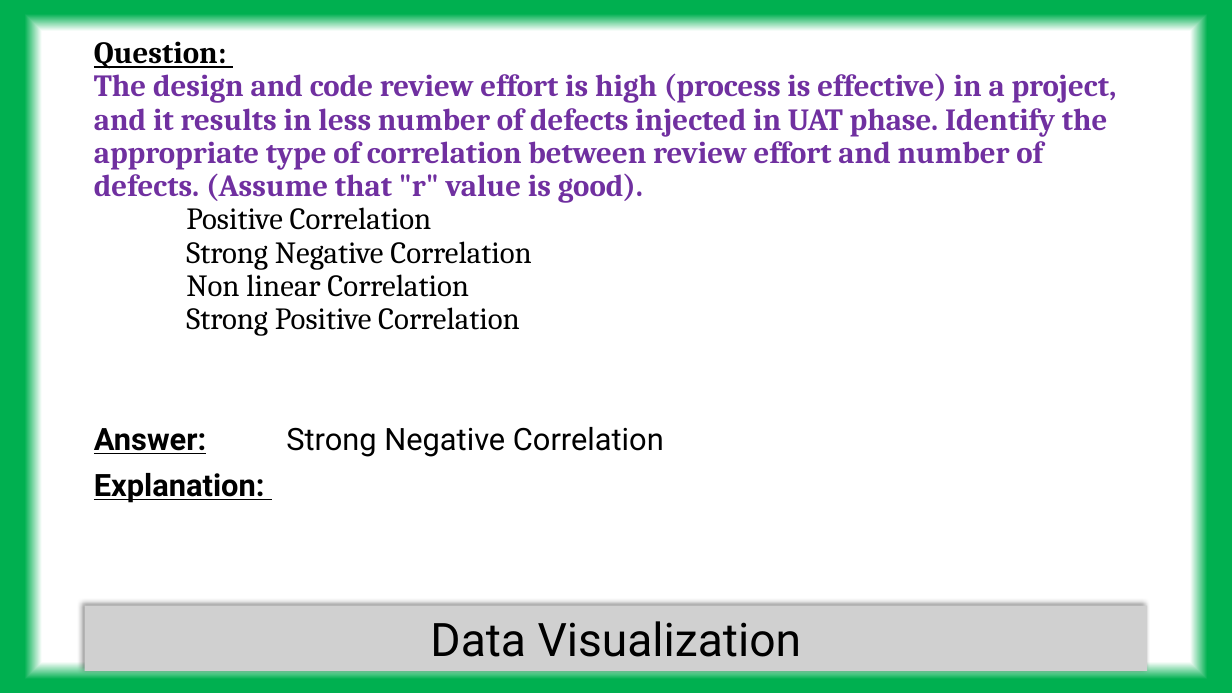
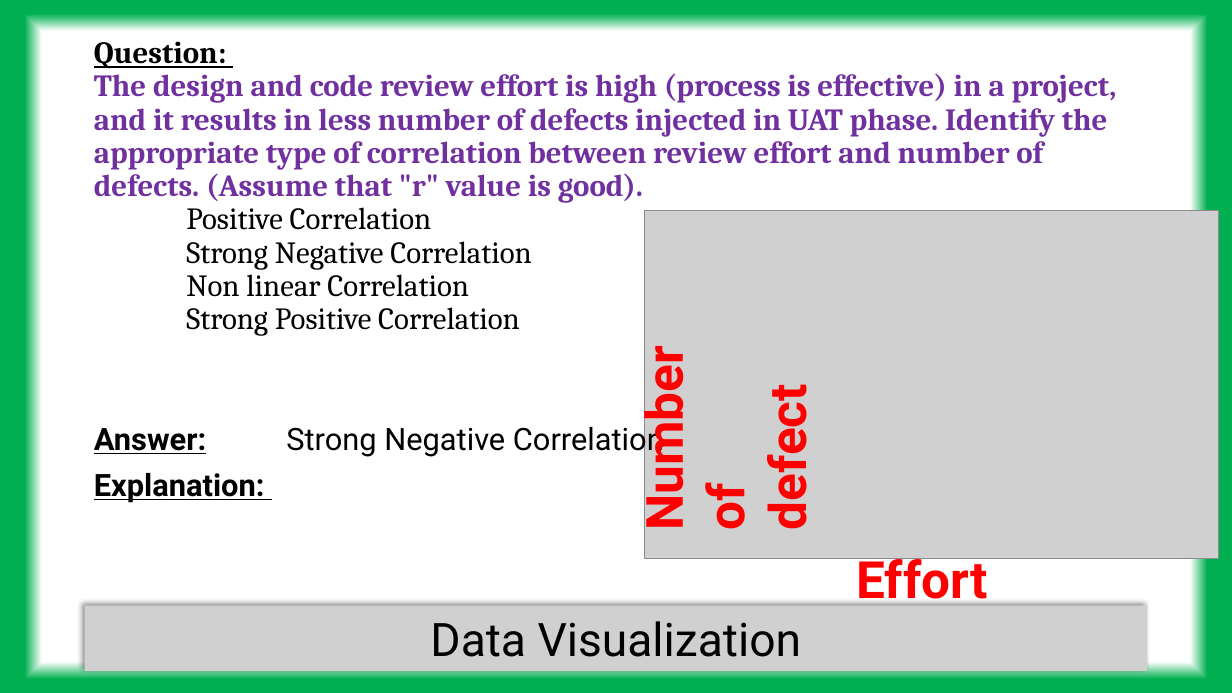
Before and after one commit to tanmoyie/Quality-Control, a slide deck: slide 19 of SSYB,SSGB Six Sigma Yellow Belt or Six Sigma Green Belt/SSGB questions and answers with explanation (SSYB as well).pptx (slide 20 before the commit). Drawn at 1232x693 pixels with LibreOffice and Linux fonts; fonts in the diff are those of the drawing; grey boxes stand for pictures. Boxes give left, top, right and bottom in pixels: in the first picture for what was removed or moved away, otherwise in the second. Text is boxed around its words. In the diff, an @@ line names an element or a change of style, - is before the commit and + after.

```diff
--- a/SSYB,SSGB Six Sigma Yellow Belt or Six Sigma Green Belt/SSGB questions and answers with explanation (SSYB as well).pptx
+++ b/SSYB,SSGB Six Sigma Yellow Belt or Six Sigma Green Belt/SSGB questions and answers with explanation (SSYB as well).pptx
@@ picture added at (x1=645, y1=211, x2=1219, y2=559) @@
@@ text added at (x1=629, y1=364, x2=820, y2=529), 40 pt, text #FF0000, bold @@
+Number of defect
@@ text added at (x1=857, y1=550, x2=988, y2=610), 40 pt, text #FF0000, bold @@
+Effort
```
Also in this commit, not shown: 8 other slides changed, 1 slide removed, 2 other files.
